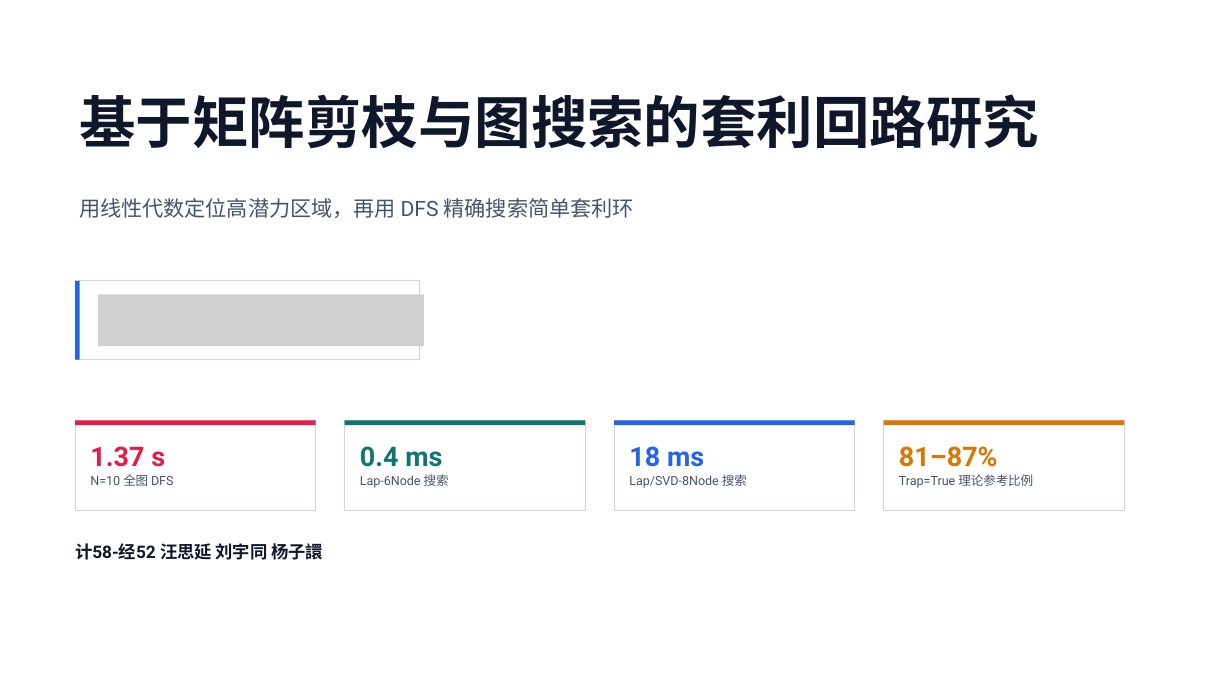
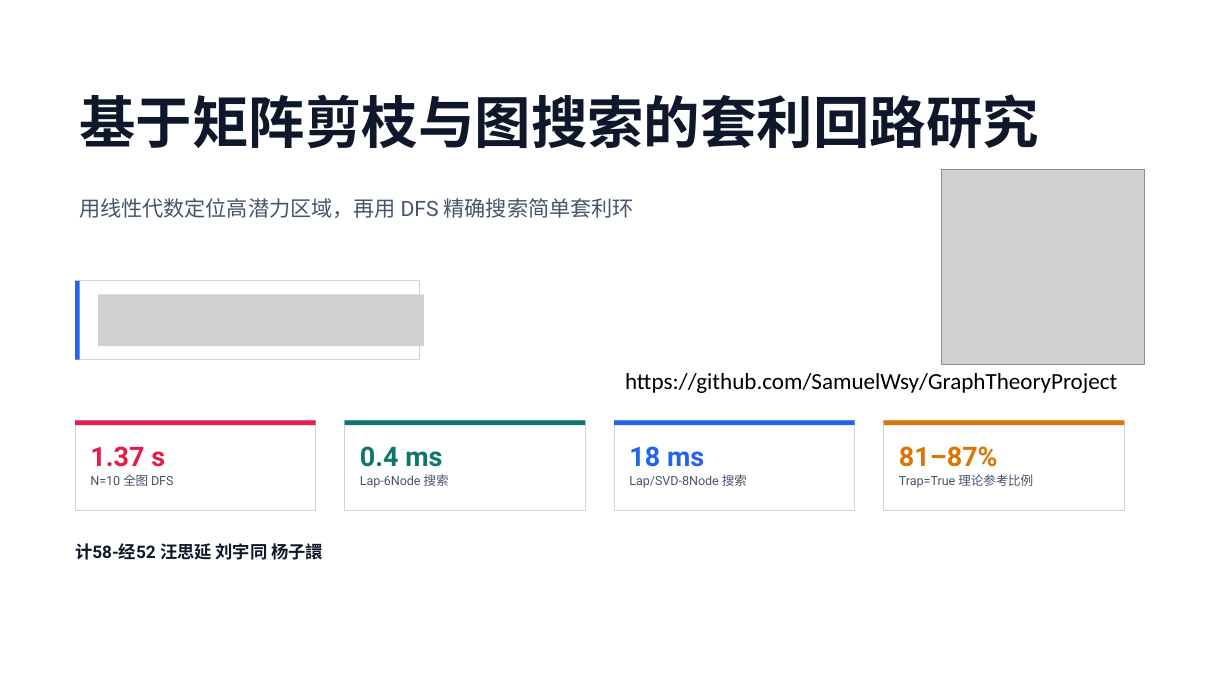
Before and after one commit to SamuelWsy/GraphTheoryProject, a slide deck: slide 1 of 2025013540-arbitrage_matrix_pruning_pre.pptx. Drawn at 1232x693 pixels with LibreOffice and Linux fonts; fonts in the diff are those of the drawing; grey boxes stand for pictures. Boxes give left, top, right and bottom in pixels: in the first picture for what was removed or moved away, otherwise in the second. Text is boxed around its words. In the diff, an @@ line names an element or a change of style, - is before the commit and + after.

Commit message:
Update final PPT

```diff
--- a/2025013540-arbitrage_matrix_pruning_pre.pptx
+++ b/2025013540-arbitrage_matrix_pruning_pre.pptx
@@ picture added at [942, 170, 1145, 365] @@
@@ text added at [625, 373, 1117, 393], 18 pt, text #000000 @@
+https://github.com/SamuelWsy/GraphTheoryProject
```
